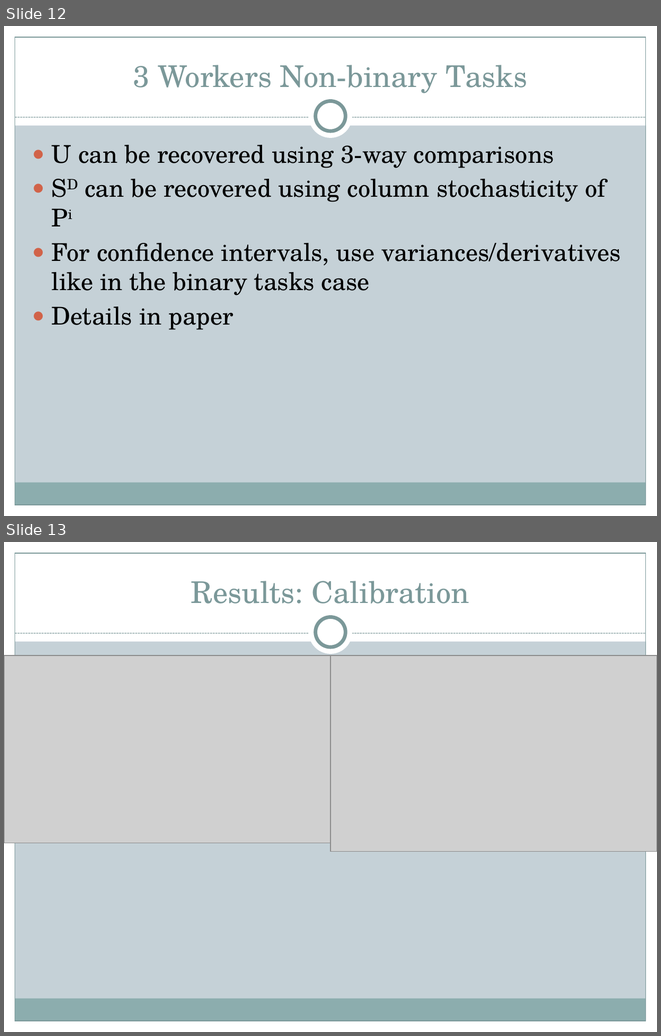
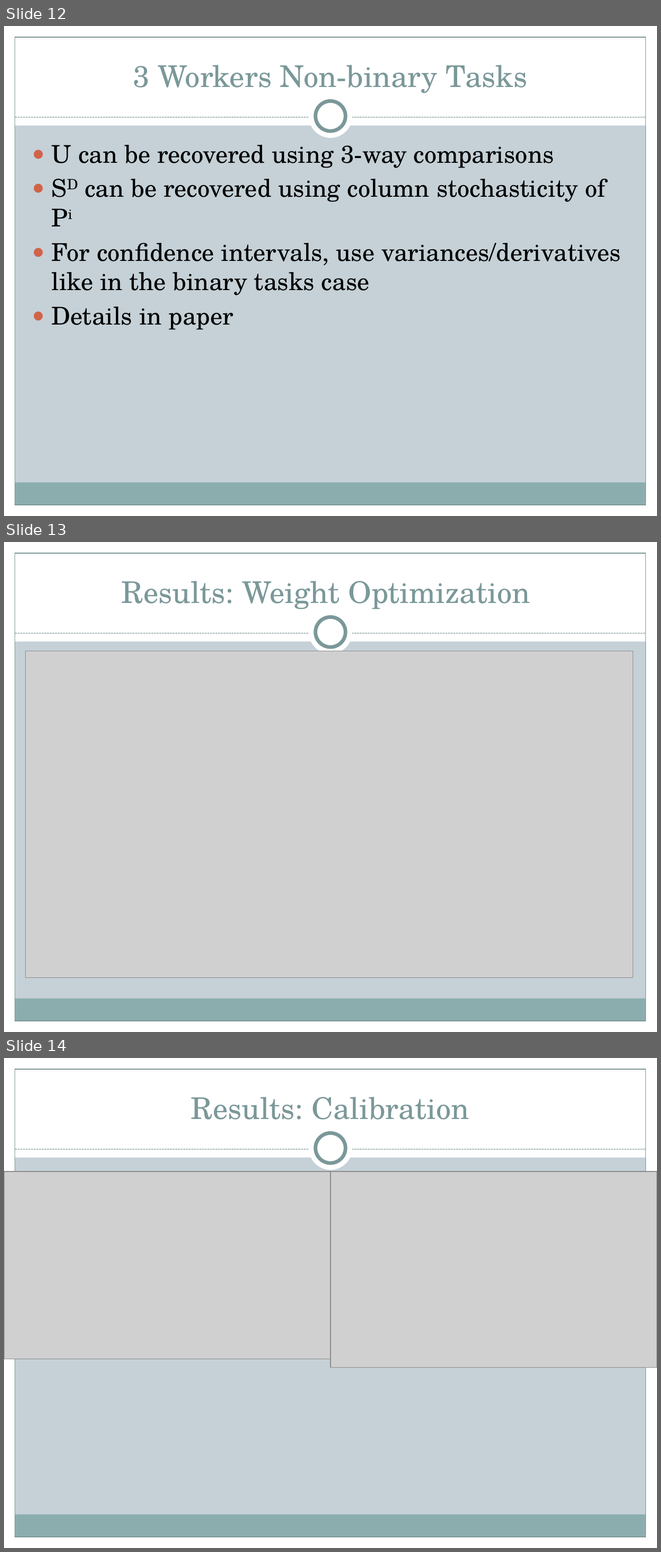
Before and after one commit to brahmaneya/WorkerEvaluationGeneral, a slide deck: Presentation/WorkerEval.pptx. Shown one above the other, each under a label of ours: slides 12 and 13 before the commit, slides 12, 13 and 14 after it. The pictures are 661x1036 and 661x1552 pixels, drawn with LibreOffice and Linux fonts; fonts in the diff are those of the drawing; grey boxes stand for pictures. Boxes give left, top, right and bottom in pixels: in the first picture for what was removed or moved away, otherwise in the second. Text is boxed around its words. In the diff, an @@ line names an element or a change of style, - is before the commit and + after.

Commit message:
changes to presentation

```diff
--- a/Presentation/WorkerEval.pptx
+++ b/Presentation/WorkerEval.pptx
@@ slide 13 added at box(4, 542, 657, 1032), background #C5D1D7; not listed: 9 template elements that a slide beside it also shows @@
@@ title added at box(122, 581, 530, 609), 33 pt, text #7C999A @@
+Results: Weight Optimization
@@ picture added at box(26, 651, 633, 978) @@
@@ what was slide 13 is now slide 14 @@
```
Also in this commit, not shown: 3 slides changed, 1 other slide added.
